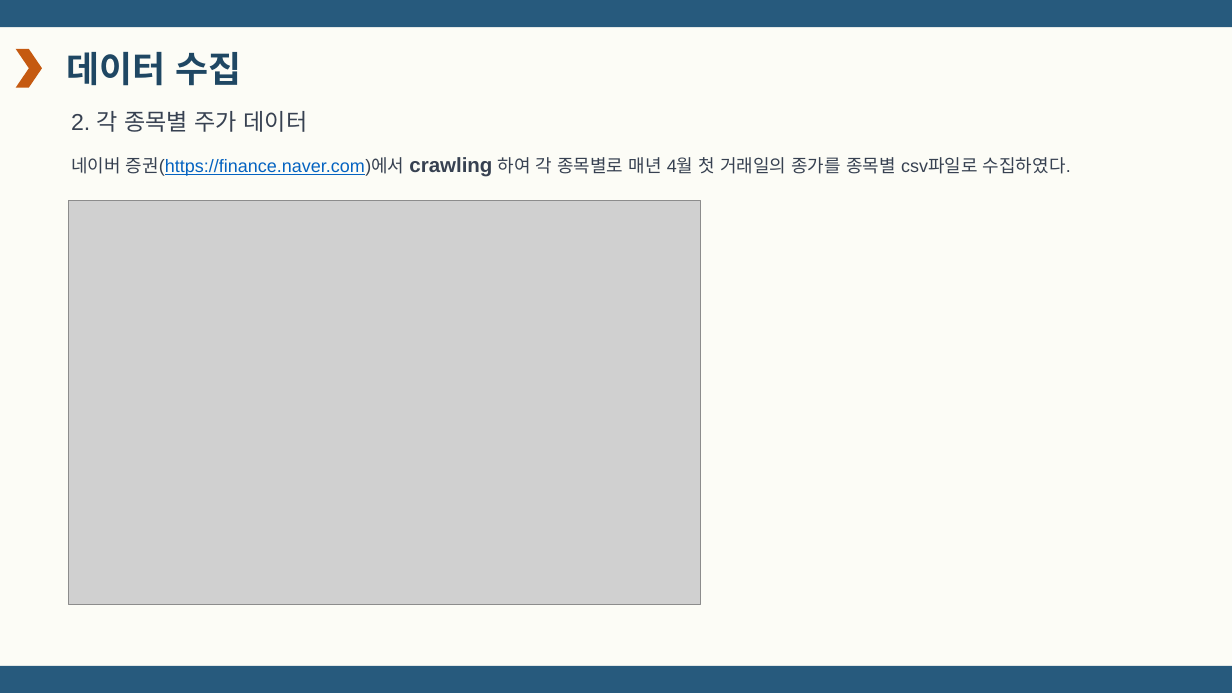
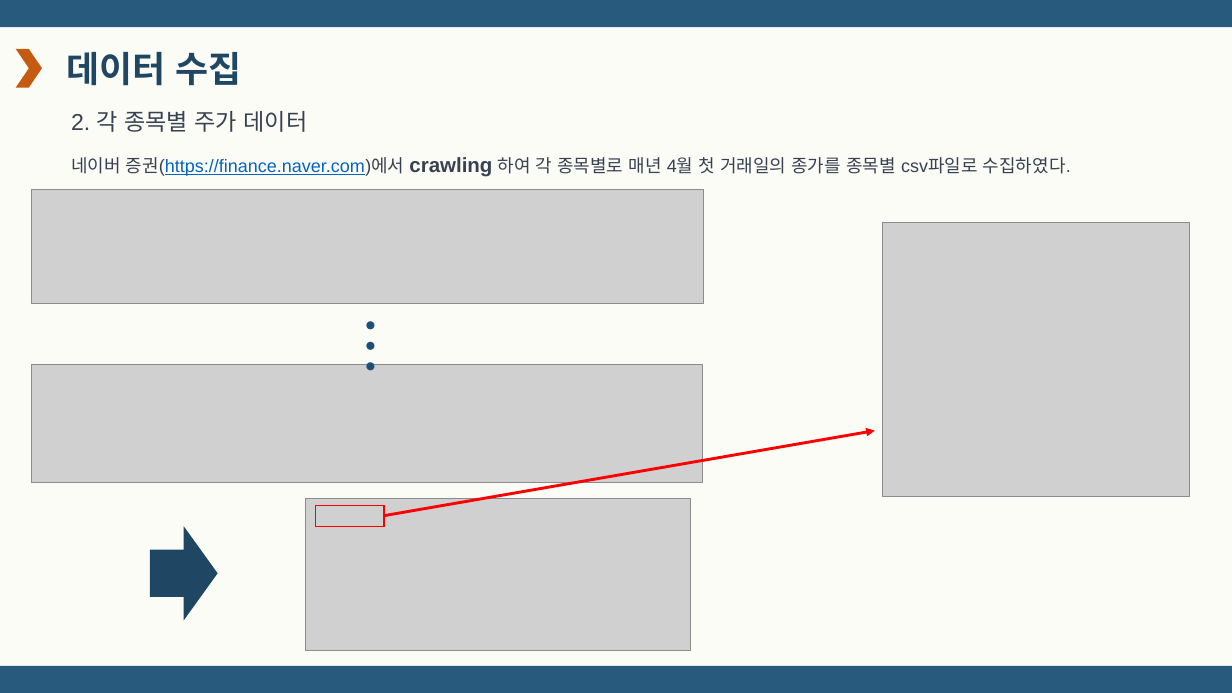
Before and after one commit to doyeon0139/Study, a slide deck: slide 11 of A_project/A조 마법의 공식 뾰로롱.pptx. Drawn at 1232x693 pixels with LibreOffice and Linux fonts; fonts in the diff are those of the drawing; grey boxes stand for pictures. Boxes give left, top, right and bottom in pixels: in the first picture for what was removed or moved away, otherwise in the second. Text is boxed around its words. In the diff, an @@ line names an element or a change of style, - is before the commit and + after.

```diff
--- a/A_project/A조 마법의 공식 뾰로롱.pptx
+++ b/A_project/A조 마법의 공식 뾰로롱.pptx
@@ picture added at bbox=[31, 189, 703, 303] @@
@@ picture removed at bbox=[68, 201, 701, 605] @@
@@ picture added at bbox=[883, 223, 1189, 496] @@
@@ text added at bbox=[321, 307, 414, 362], 48 pt, text #1F4E79 @@
+…
@@ picture added at bbox=[31, 365, 703, 482] @@
@@ arrow added from (384, 516) to (875, 431), #FF0000 2.25 pt @@
@@ picture added at bbox=[305, 498, 690, 650] @@
@@ rectangle added at bbox=[316, 506, 384, 526], outline #FF0000 1 pt @@
@@ right arrow added at bbox=[150, 527, 217, 621], fill #1F4763 @@
```
Also in this commit, not shown: 6 other slides changed, 17 slides added, 3 slides removed, 6 other files.
